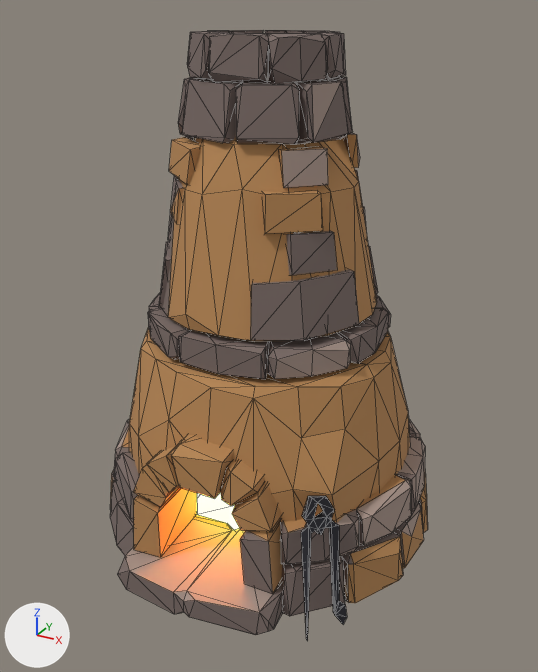
Two versions of the glTF model assets/models/props/Smelter.glb, one commit apart.
Camera for both pictures: a camera (50 mm lens) standing at (1.36, -2.43, 2.07) and looking at (0.05, -0.04, 0.88). Arrows for +X, +Y and +Z are at lower left; the lights stay in place. The picture after the commit comes second. Mesh edges are drawn as thin lines. Vertices at exactly the same position are counted once.

Names of what the first picture shows: 'Smelter'.
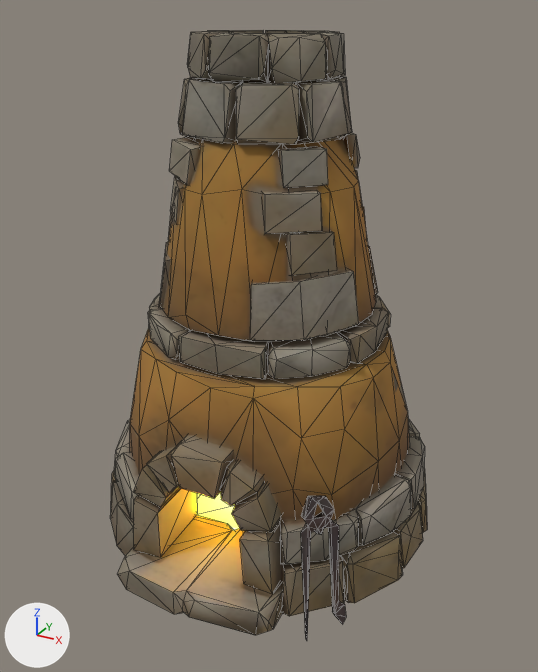
Changed parts and their boxes (x1, y1, x2, y2) in the pictures (538 x 672 px; the box of a moved part takes in the faces that stretch with it):
'Smelter', surface changed, reshaped
    before: (110, 30, 428, 641)
    after: (110, 30, 427, 640)
part 1 of me_mesh_0, moved or reshaped
    both: (147, 456, 179, 493)
part 2 of me_mesh_0, recoloured
    both: (116, 82, 425, 612)
part 3 of me_mesh_0, recoloured
    both: (110, 30, 423, 635)
part 4 of me_mesh_0, recoloured (darker)
    before: (110, 134, 428, 603)
    after: (111, 80, 427, 603)
part 5 of me_mesh_0, recoloured
    both: (301, 496, 346, 640)

Edits to the bpy script that builds the scene:
```text
Add img_tripo_node_62a0b6ae_e0fa_41de_a02c_fafe41f43adf_metallic_tripo_node_62a0b6ae_e0fa_41de_a02c_fafe41f43adf_roughness:
    img_tripo_node_62a0b6ae_e0fa_41de_a02c_fafe41f43adf_metallic_tripo_node_62a0b6ae_e0fa_41de_a02c_fafe41f43adf_roughness = load_image('tripo_node_62a0b6ae-e0fa-41de-a02c-fafe41f43adf_metallic-tripo_node_62a0b6ae-e0fa-41de-a02c-fafe41f43adf_roughness', '_unpacked/tripo_node_62a0b6ae-e0fa-41de-a02c-fafe41f43adf_metallic-tripo_node_62a0b6ae-e0fa-41de-a02c-fafe41f43adf_roughness', 1024, 1024, 'Non-Color')
Add img_tripo_normal_93a823cc_82d3_4a69_8bec_f9ce05a76832:
    img_tripo_normal_93a823cc_82d3_4a69_8bec_f9ce05a76832 = load_image('tripo_normal_93a823cc-82d3-4a69-8bec-f9ce05a76832', '_unpacked/tripo_normal_93a823cc-82d3-4a69-8bec-f9ce05a76832', 2048, 2048, 'Non-Color')
Add img_tripo_rgb_2bb18a3b_54b9_42e2_aa43_2c847a5469e2:
    img_tripo_rgb_2bb18a3b_54b9_42e2_aa43_2c847a5469e2 = load_image('tripo_rgb_2bb18a3b-54b9-42e2-aa43-2c847a5469e2', '_unpacked/tripo_rgb_2bb18a3b-54b9-42e2-aa43-2c847a5469e2', 2048, 2048, 'sRGB')
Change mat_fire:
    remove # nodes: BsdfPrincipled, OutputMaterial
    remove # colours: orange #ffb859
    nodes: BsdfPrincipled, NormalMap, OutputMaterial, SeparateColor, TexImage x4
    uses the picture img_tripo_node_62a0b6ae_e0fa_41de_a02c_fafe41f43adf_metallic_tripo_node_62a0b6ae_e0fa_41de_a02c_fafe41f43adf_roughness
    uses the picture img_tripo_normal_93a823cc_82d3_4a69_8bec_f9ce05a76832
    uses the picture img_tripo_rgb_2bb18a3b_54b9_42e2_aa43_2c847a5469e2
Add mat_tripo_node_62a0b6ae_e0fa_41de_a02c_fafe41f43adf_material:
    mat_tripo_node_62a0b6ae_e0fa_41de_a02c_fafe41f43adf_material = bpy.data.materials.new('tripo_node_62a0b6ae-e0fa-41de-a02c-fafe41f43adf_material')
    # uses the picture img_tripo_node_62a0b6ae_e0fa_41de_a02c_fafe41f43adf_metallic_tripo_node_62a0b6ae_e0fa_41de_a02c_fafe41f43adf_roughness
    # uses the picture img_tripo_normal_93a823cc_82d3_4a69_8bec_f9ce05a76832
    # uses the picture img_tripo_rgb_2bb18a3b_54b9_42e2_aa43_2c847a5469e2
Change me_mesh_0:
    used by ob_smelter; location = (0.0, 0.0, 0.0)
    remove me_mesh_0.from_pydata(...)  # 1093 vertices, 2000 faces; spans x -0.71..0.71, y -0.73..0.73, z 0.0..2.0
    add me_mesh_0.from_pydata(...)  # 1093 vertices, 2000 faces; spans x -0.7..0.7, y -0.73..0.73, z 0.0..2.0
    me_mesh_0 part 1
    1 vertex is removed from x -0.04, y -0.59, z 0.47
    11 faces are deleted
    1 vertex moves within x -0.03, y -0.59, z 0.47
    1 vertex is added at (-0.03, -0.59, 0.47)
    11 new faces join them, mat_tripo_node_62a0b6ae_e0fa_41de_a02c_fafe41f43adf_material
    me_mesh_0 part 2: 87 faces spanning x -0.64..0.7, y -0.73..0.71, z 0.08..1.85 switch from mat_rock (beige #a8948a) to mat_tripo_node_62a0b6ae_e0fa_41de_a02c_fafe41f43adf_material
    me_mesh_0 part 3: 1340 faces spanning x -0.7..0.7, y -0.73..0.73, z 0.0..2.0 switch from mat_rockdark (brown #7a6b66) to mat_tripo_node_62a0b6ae_e0fa_41de_a02c_fafe41f43adf_material
    me_mesh_0 part 4: 462 faces spanning x -0.7..0.7, y -0.62..0.67, z 0.0..1.85 switch from mat_clay (orange #b88754) to mat_tripo_node_62a0b6ae_e0fa_41de_a02c_fafe41f43adf_material
    me_mesh_0 part 5: 76 faces spanning x 0.43..0.6, y -0.61..-0.42, z 0.0..0.52 switch from mat_black (black #24242b) to mat_tripo_node_62a0b6ae_e0fa_41de_a02c_fafe41f43adf_material
```
